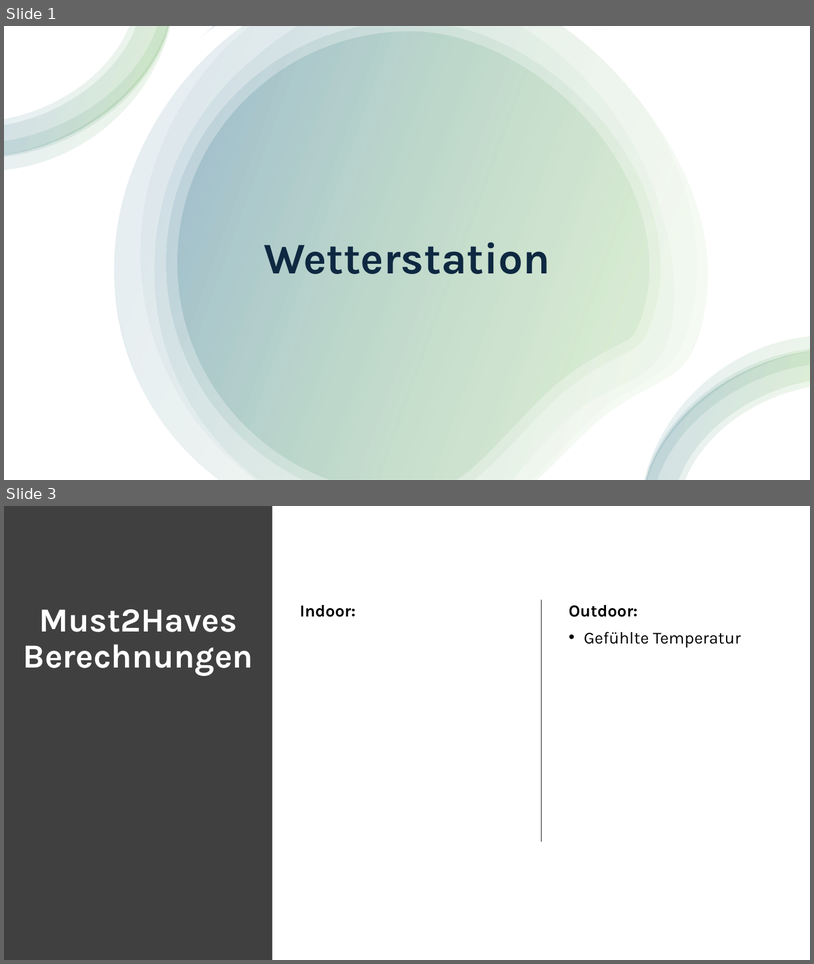
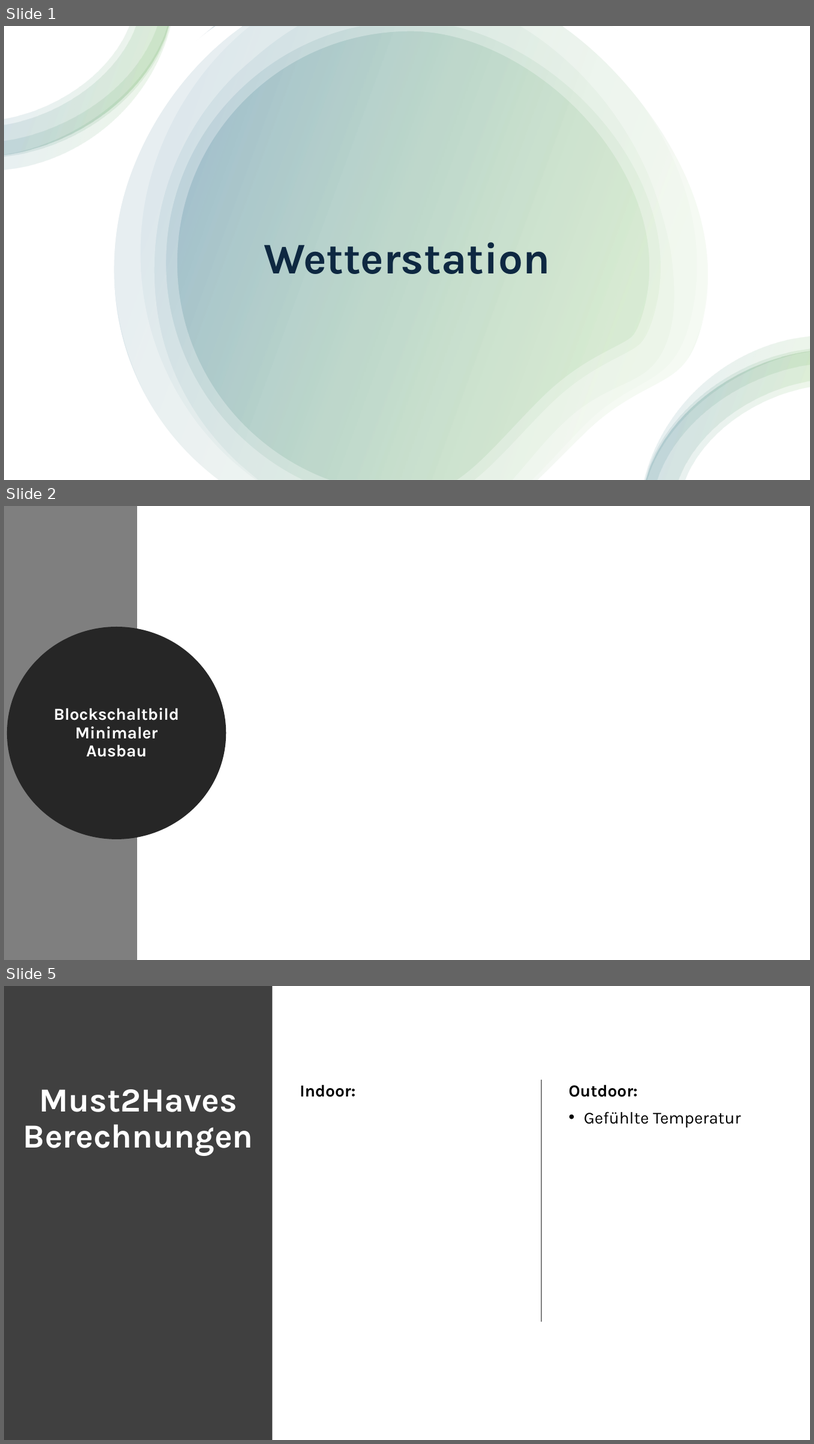
Before and after one commit to EatingJan1/Wetterstation-Bulme-Werkstaetten-Projekt-2024-2025, a slide deck: Vorstellung.pptx. Shown one above the other, each under a label of ours: slides 1 and 3 before the commit, slides 1, 2 and 5 after it; the slides between them are not shown. The pictures are 814x964 and 814x1444 pixels, drawn with LibreOffice and Linux fonts; fonts in the diff are those of the drawing. Boxes give left, top, right and bottom in pixels: in the first picture for what was removed or moved away, otherwise in the second. Text is boxed around its words. In the diff, an @@ line names an element or a change of style, - is before the commit and + after.

```diff
--- a/Vorstellung.pptx
+++ b/Vorstellung.pptx
@@ slide 2 added at box(4, 506, 810, 960), background #FFFFFF @@
@@ rectangle added at box(4, 506, 137, 960), fill #7F7F7F @@
@@ ellipse added at box(12, 633, 220, 833), fill #262626, outline #262626 13.75 pt, 20 pt, text #FFFFFF, bold @@
+Blockschaltbild
+Minimaler Ausbau
@@ what was slide 3 is now slide 5 @@
```
Also in this commit, not shown: 3 slides changed, 2 other slides added, 2 slides removed.
